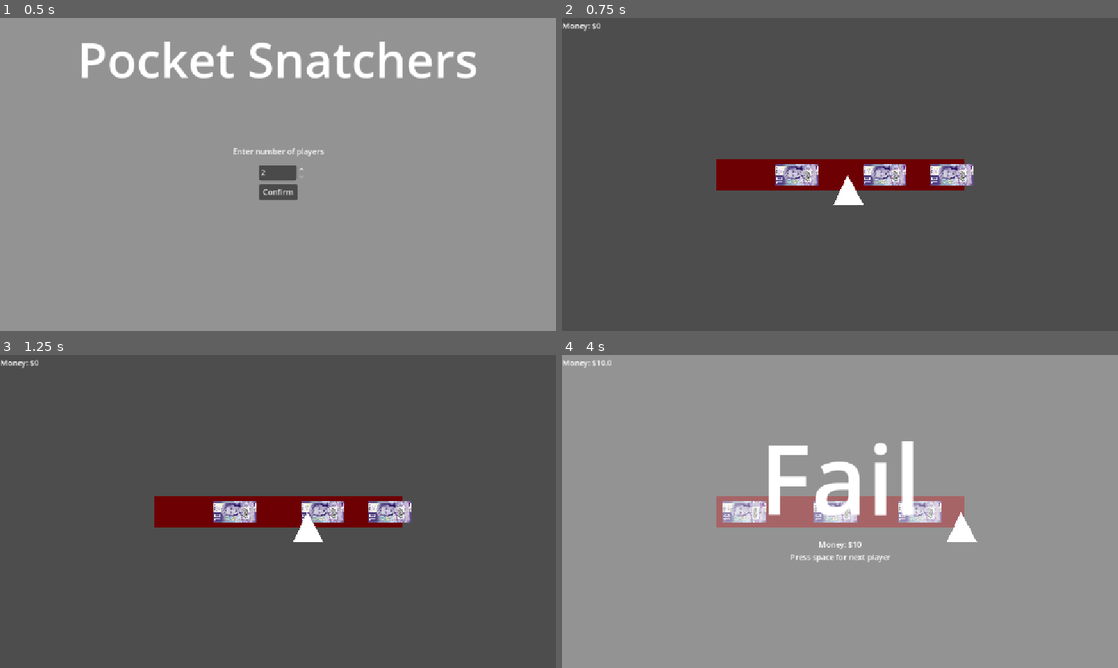
Above: before the commit, frames 1-4 (two rows, left to right).
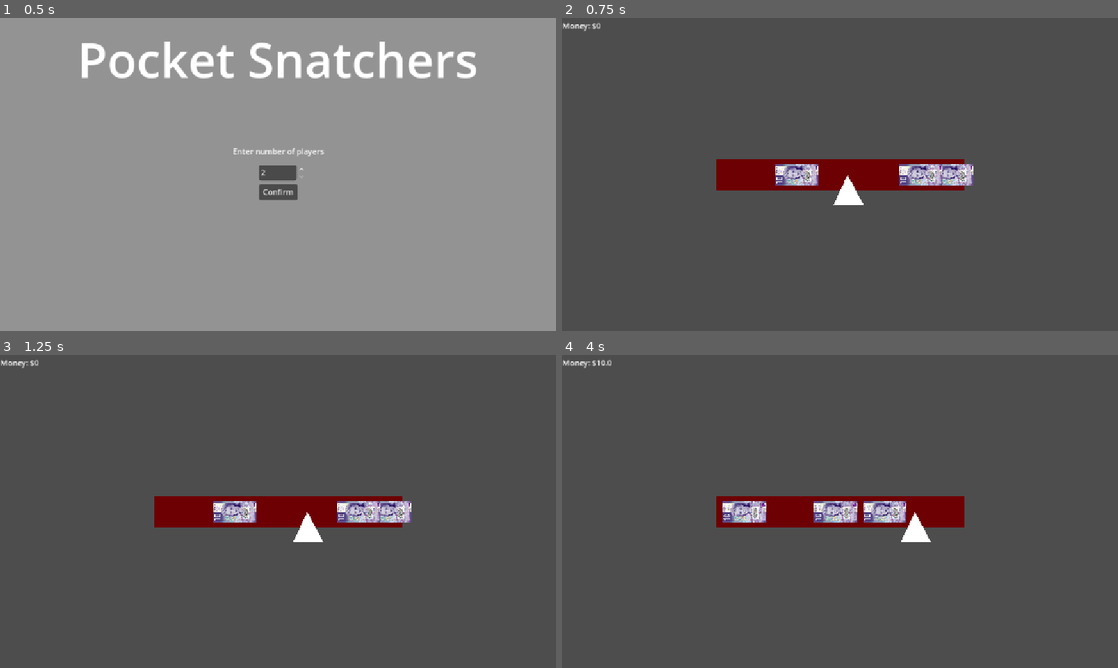
Above: after the commit, the same moments.

Repository: V3AI-Seven/English-Game
Game: Godot game, scene res://mainMenu.tscn
Two runs of this game, one before a commit and one after it. Both use one fixed random seed, a clock stepped at 60 frames per second and the inputs below.
Inputs:
- Up to frame 1 (0.5 s): no input
- Up to frame 2 (0.75 s): click "Confirm" at 0.5 s
- Up to frame 3 (1.25 s): no input
- Up to frame 4 (4 s): tap Enter at 1.25 s; tap Space at 1.52, 2, 2.27, 3.77 s

Frame 1 is identical in both runs. In frame 2, 0.9% of the frame differs, in the area x 54-69%, y 46-54%; in frame 3, 0.9%; in frame 4, 100%, in the area x 0-100%, y 0-100%.
Error before the commit: Invalid access of index '1' on a base object of type: 'Array'. (res://pickPocketSelector.gd:45)

Commit message:
Separation distance now good

Diff:
--- a/pickPocketBar.gd
+++ b/pickPocketBar.gd
@@ -2,7 +2,7 @@
 var successZonesPos = []
 var successZoneClones = []
 const successZones = 3
-const maxSeperationDist = 100
+const maxSeperationDist = 60
 signal successPositionSig(index:int, position:int)
 
 func reset():
Not shown, changed: english-game.pck
